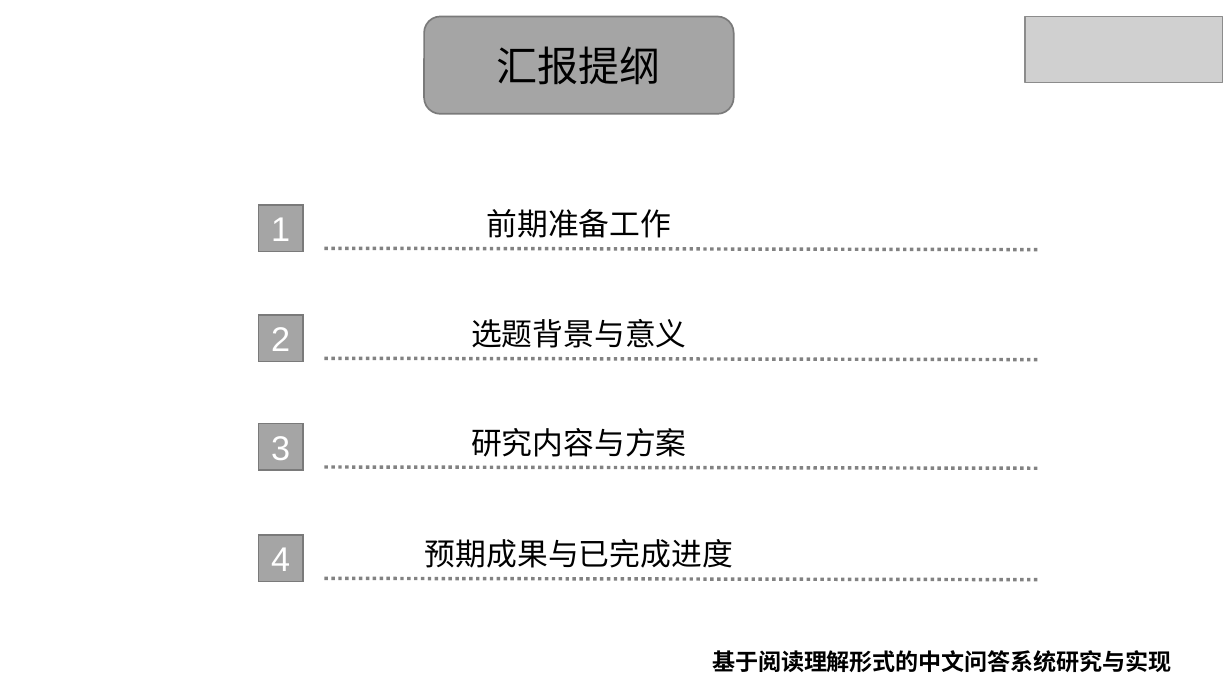
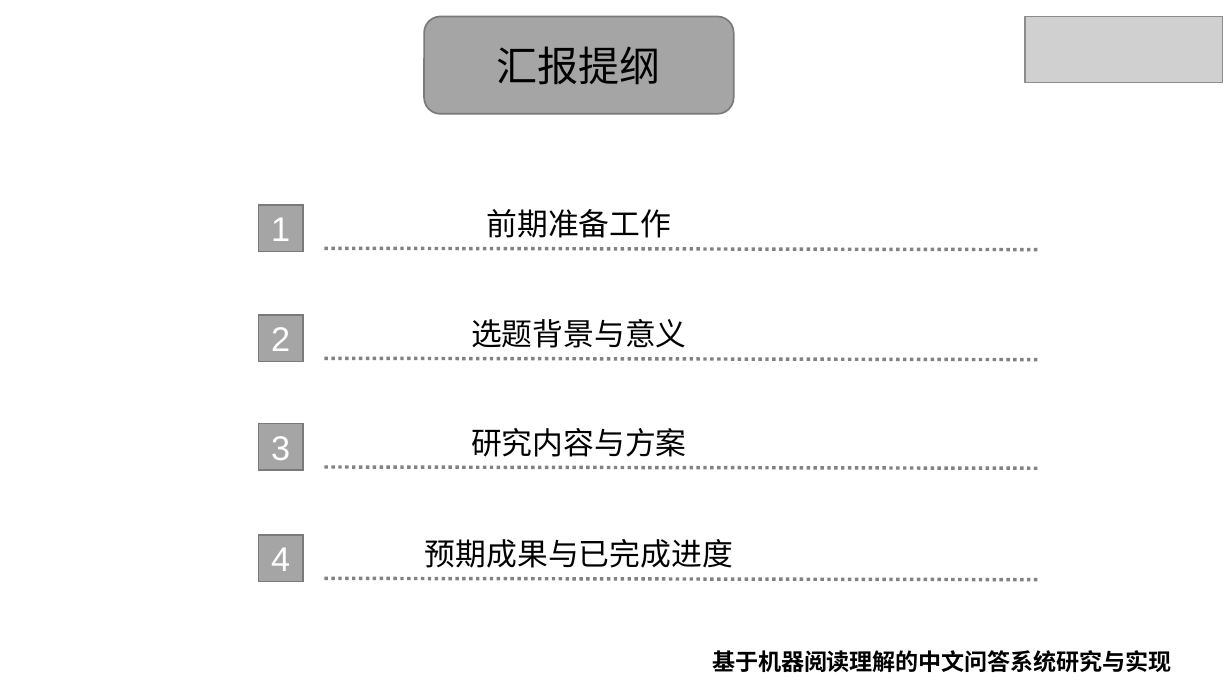
Before and after one commit to xhsun1997/ChineseMRC, a slide deck: slide 2 of 孙相会.pptx. Drawn at 1232x693 pixels with LibreOffice and Linux fonts; fonts in the diff are those of the drawing; grey boxes stand for pictures; background and template pictures are left out. Boxes give left, top, right and bottom in pixels: in the first picture for what was removed or moved away, otherwise in the second. Text is boxed around its words. In the diff, an @@ line names an element or a change of style, - is before the commit and + after.

```diff
--- a/孙相会.pptx
+++ b/孙相会.pptx
@@ text at [712,650,1172,672]: text changed @@
-基于阅读理解形式的中文问答系统研究与实现
+基于机器阅读理解的中文问答系统研究与实现
```
Also in this commit, not shown: 6 other slides changed, 3 slides added, 6 slides removed, 7 other files.
